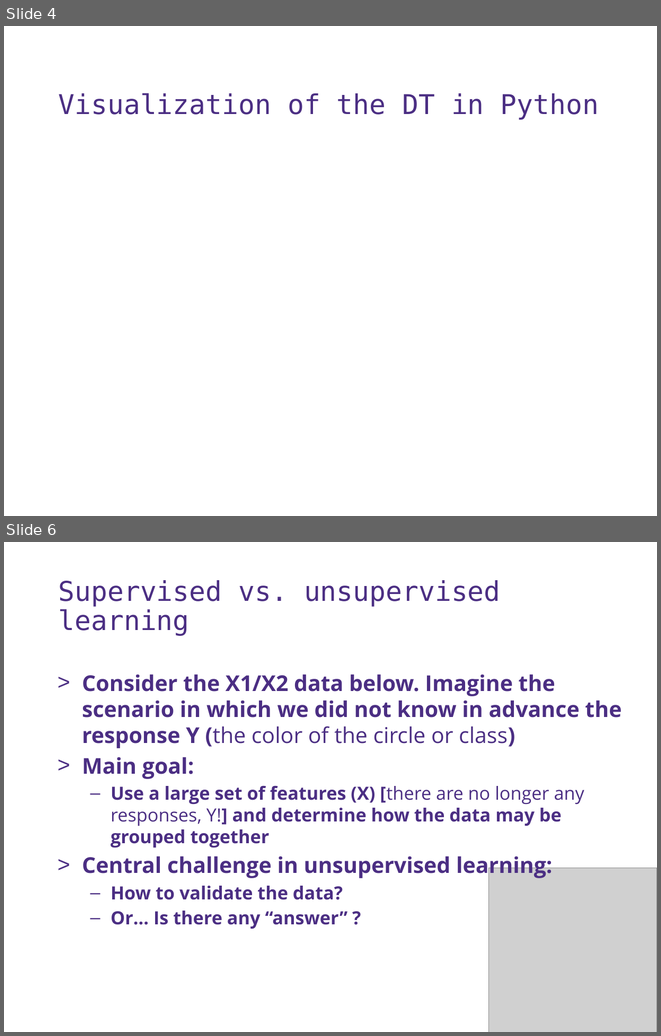
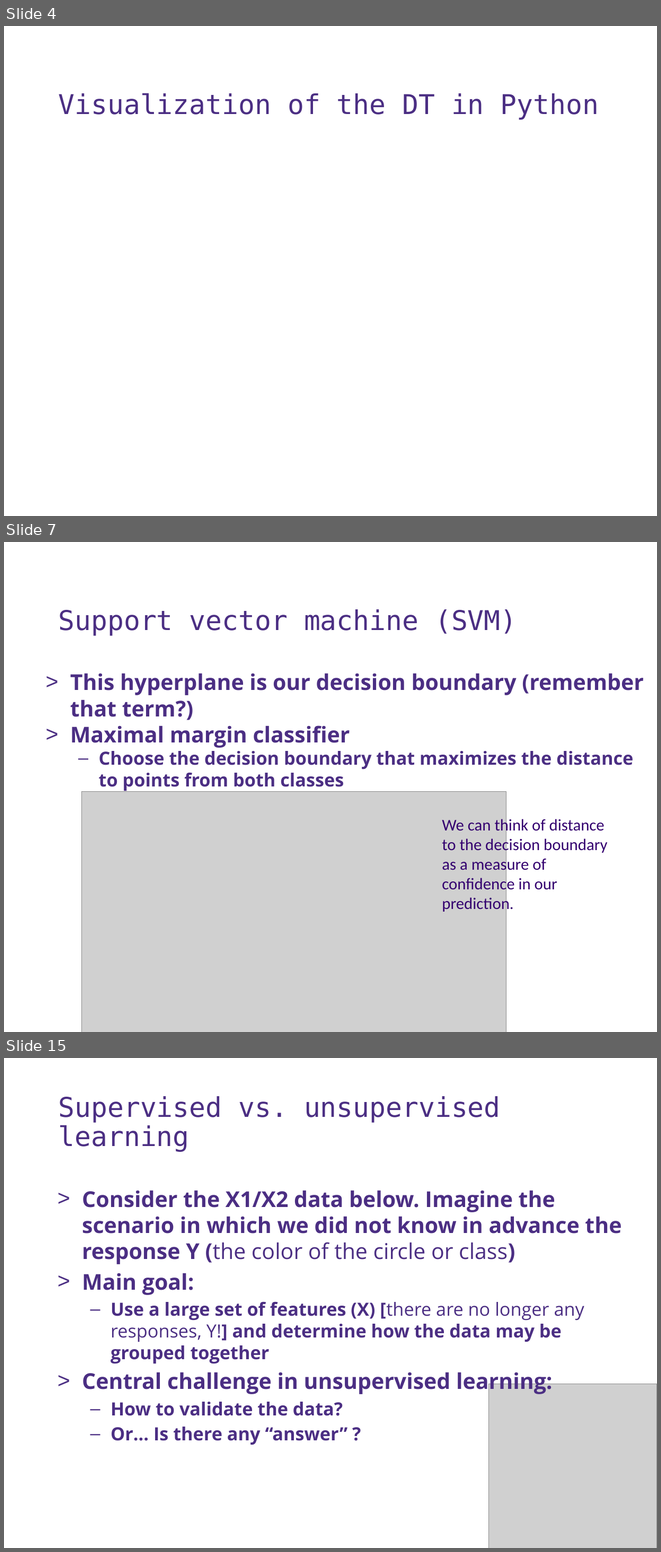
Before and after one commit to UWDIRECT/UWDIRECT.github.io, a slide deck: Wi18_content/DSMCER/L13.SVM_Unsupervised.pptx. Shown one above the other, each under a label of ours: slides 4 and 6 before the commit, slides 4, 7 and 15 after it; the slides between them are not shown. The pictures are 661x1036 and 661x1552 pixels, drawn with LibreOffice and Linux fonts; fonts in the diff are those of the drawing; grey boxes stand for pictures; background and template pictures are left out. Boxes give left, top, right and bottom in pixels: in the first picture for what was removed or moved away, otherwise in the second. Text is boxed around its words. In the diff, an @@ line names an element or a change of style, - is before the commit and + after.

```diff
--- a/Wi18_content/DSMCER/L13.SVM_Unsupervised.pptx
+++ b/Wi18_content/DSMCER/L13.SVM_Unsupervised.pptx
@@ slide 7 added at (x1=4, y1=542, x2=657, y2=1032), background #FFFFFF @@
@@ text added at (x1=59, y1=609, x2=517, y2=636), 30 pt, text #4B2E83 @@
+Support vector machine (SVM)
@@ text added at (x1=70, y1=673, x2=644, y2=792), 24 pt, text #4B2E83, bold @@
+> This hyperplane is our decision boundary (remember that term?)
+> Maximal margin classifier
+  – Choose the decision boundary that maximizes the distance to points from both classes
@@ picture added at (x1=82, y1=792, x2=506, y2=1032) @@
@@ text added at (x1=442, y1=817, x2=607, y2=913), 18 pt, text #33006F @@
+We can think of distance to the decision boundary as a measure of confidence in our prediction.
@@ what was slide 6 is now slide 15 @@
```
Also in this commit, not shown: 2 slides changed, 8 other slides added.
